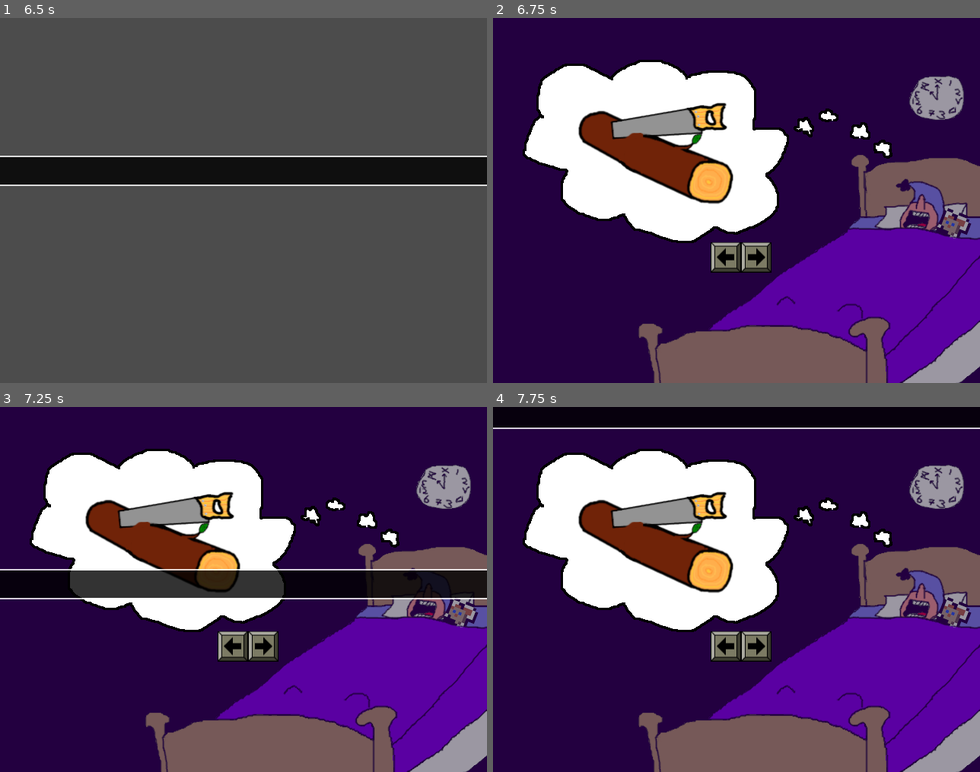
Above: before the commit, frames 1-4 (two rows, left to right).
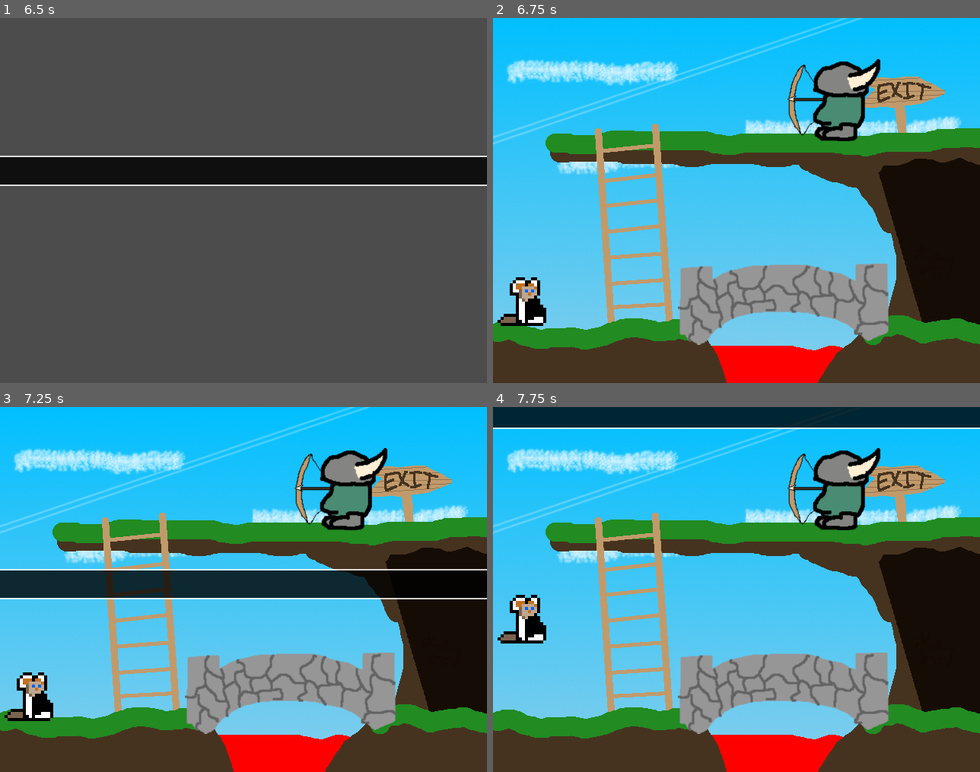
Above: after the commit, the same moments.

Repository: swashdev/minigame-madness
Game: Godot game, scene res://master/scenes/master.tscn
Same seed, same stepped clock (60 frames per second), same inputs: the game is played once before the commit and once after it.
Inputs (mouse positions are in pixels of both pictures, inside the frame that each line leads up to):
- Up to frame 1 (6.5 s): click "New Game" at 0.5 s; tap Enter at 1.25, 2.75, 5 s; move the mouse to (350, 182) at 1.27 s; hold Space (action) 1.28-2.03 s; hold Right (move_right) 1.28-2.78 s; tap Up (move_up) at 1.52, 2.27, 3.77, 4.52, 5.27 s; move the mouse to (146, 218) at 2.02 s; tap Space (action) at 2.1, 3.6, 4.25, 5.1 s; move the mouse to (292, 120) at 2.77 s; hold Left (move_left) 2.78-3.53 s; hold Space (action) 2.78-3.53 s; move the mouse to (219, 273) at 3.52 s; hold Right (move_right) 3.53-5.03 s; move the mouse to (389, 255) at 4.27 s; hold Space (action) 4.28-5.03 s; move the mouse to (97, 145) at 5.02 s; hold Left (move_left) 5.03-5.78 s; move the mouse to (267, 200) at 5.77 s; hold Right (move_right) from 5.78 s (still down); hold Space (action) from 5.78 s (still down)
- Up to frame 2 (6.75 s): move the mouse to (663, 109) at 6.52 s; release Right (move_right) at 6.53 s; release Space (action) at 6.53 s; hold Left (move_left) from 6.53 s (still down); tap Space (action) at 6.6 s
- Up to frame 3 (7.25 s): keep holding Left (move_left); tap Up (move_up) at 6.77 s
- Up to frame 4 (7.75 s): keep holding Left (move_left); move the mouse to (843, 571) at 7.27 s; hold Space (action) from 7.28 s (still down); tap Up (move_up) at 7.52 s

Frame 1 is identical in both runs. In frame 2, 100% of the frame differs, in the area x 0-100%, y 0-100%; in frame 3, 98%; in frame 4, 100%.

Commit message:
[MASTER] add the Dodge minigame to the game list.

Diff:
--- a/master/scripts/minigame_canvas.gd
+++ b/master/scripts/minigame_canvas.gd
@@ -19,6 +19,7 @@
 	preload( "res://mini/wind/scenes/wind_minigame.tscn" ),
 	preload( "res://mini/shooter/scenes/shooter_frame.tscn" ),
 	preload( "res://mini/anchovy_quest/scenes/anchovy_game.tscn" ),
+	preload( "res://mini/dodge/scenes/dodge.tscn" ),
 	# Comma on last element intentional for efficient diff files.
 ]
 
